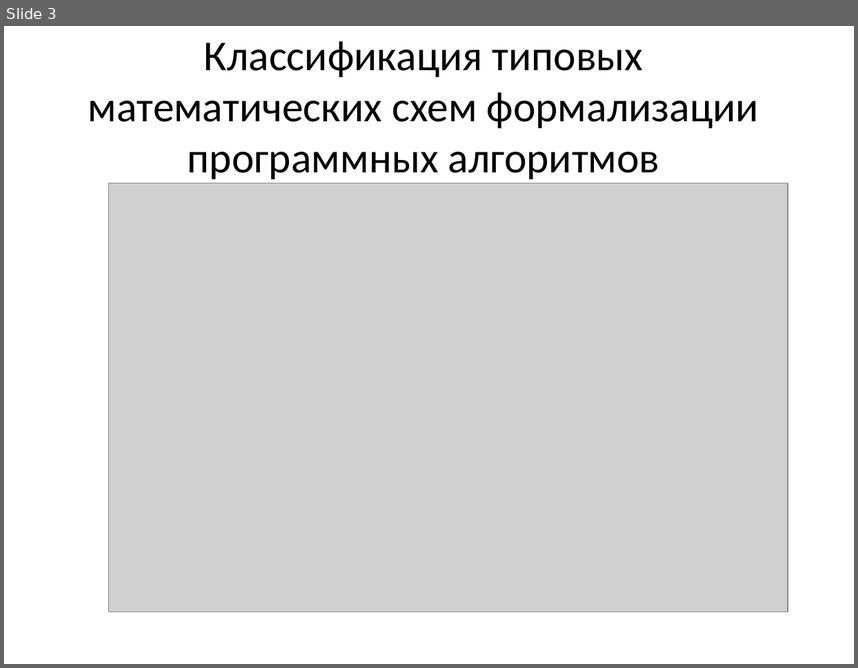
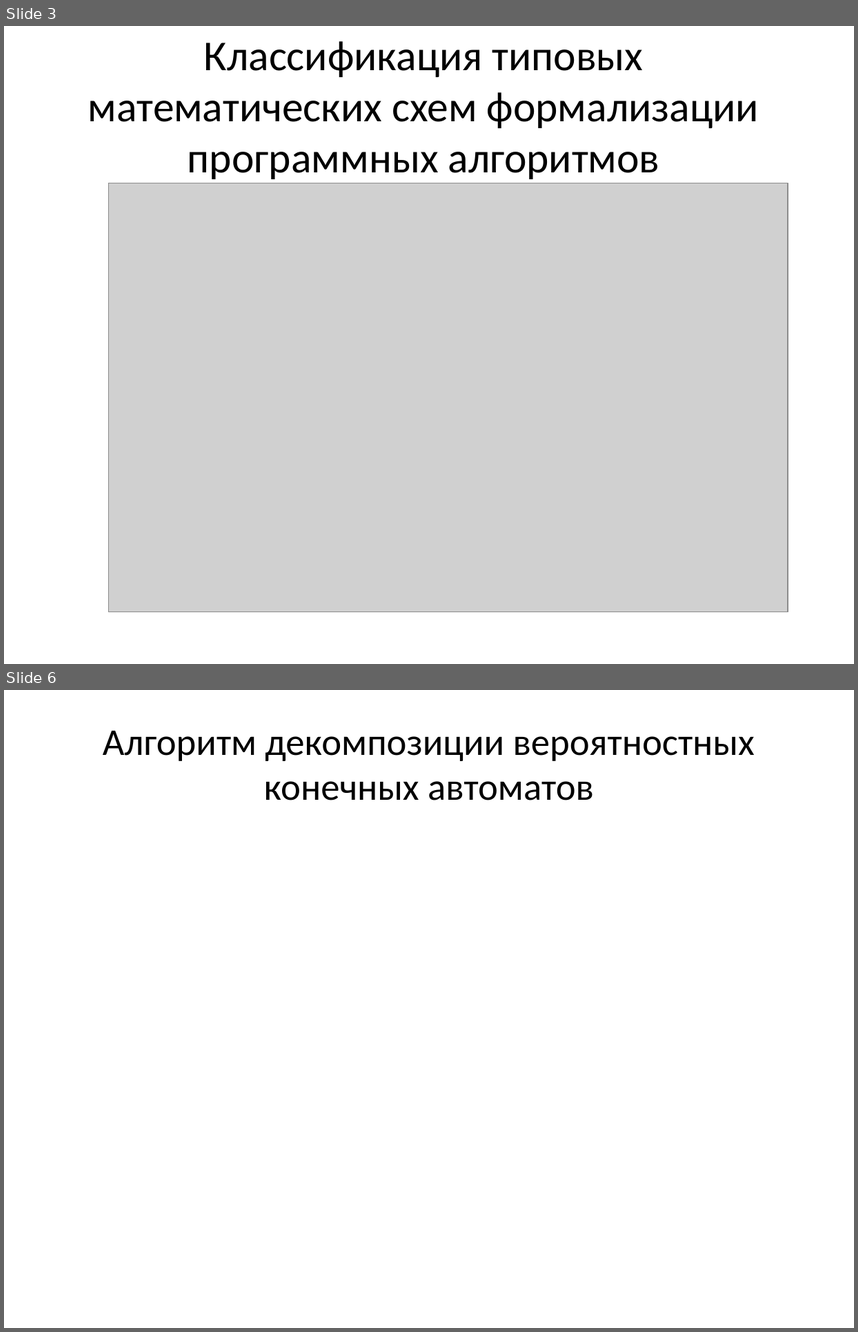
Before and after one commit to erad888/fsm-decompose, a slide deck: Презентация.pptx. Shown one above the other, each under a label of ours: slide 3 before the commit, slides 3 and 6 after it; the slides between them are not shown. The pictures are 858x668 and 858x1332 pixels, drawn with LibreOffice and Linux fonts; fonts in the diff are those of the drawing; grey boxes stand for pictures. Boxes give left, top, right and bottom in pixels: in the first picture for what was removed or moved away, otherwise in the second. Text is boxed around its words. In the diff, an @@ line names an element or a change of style, - is before the commit and + after.

```diff
--- a/Презентация.pptx
+++ b/Презентация.pptx
@@ slide 6 added at box(4, 690, 854, 1328), background #FFFFFF @@
@@ title added at box(103, 731, 755, 800), 32 pt, text #000000 @@
+Алгоритм декомпозиции вероятностных конечных автоматов
```
Also in this commit, not shown: 3 slides changed, 2 other slides added, 6 other files.
